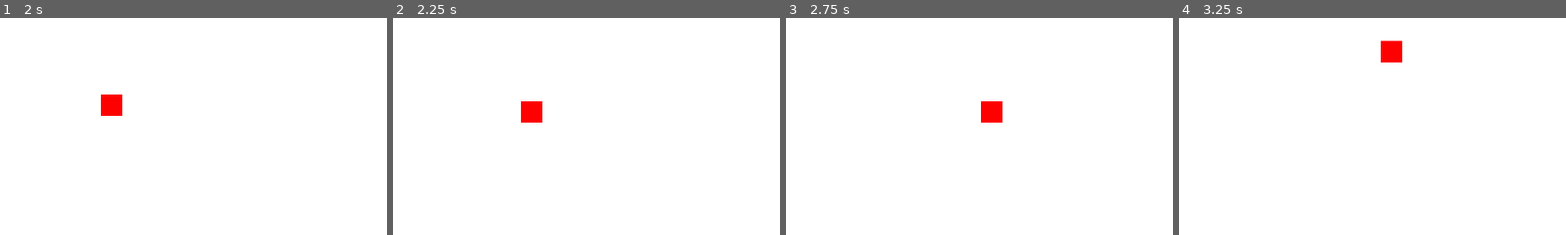
Above: before the commit, frames 1-4 (left to right).
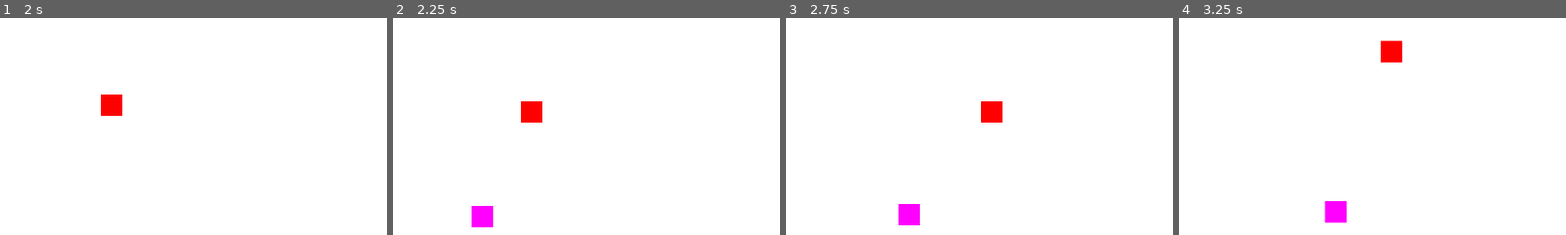
Above: after the commit, the same moments.

Repository: Jose-Prince/UVG-Tesis-Game
Game: Godot game, scene res://Scenes/Main/Main.tscn
Same seed, same stepped clock (60 frames per second), same inputs: the game is played once before the commit and once after it.
Inputs:
- Up to frame 1 (2 s): tap Enter at 0.5 s; hold D (move_right) 0.53-1.28 s; tap E (interact) at 0.6, 1.35 s; hold S (move_down) from 1.28 s (still down)
- Up to frame 2 (2.25 s): release S (move_down) at 2.03 s; hold D (move_right) from 2.03 s (still down); tap E (interact) at 2.1 s
- Up to frame 3 (2.75 s): keep holding D (move_right)
- Up to frame 4 (3.25 s): release D (move_right) at 2.78 s; hold W (move_up) from 2.78 s (still down); tap E (interact) at 2.85 s
The pictures show only the part of the screen within x 0-50%, y 4-54%; the shares and areas given below are measured in that part.

Frame 1 is identical in both runs. In frame 2, 0.6% of the frame differs, in the area x 20-27%, y 86-97%; in frame 3, 0.5%; in frame 4, 0.6%, in the area x 37-44%, y 84-95%.

Commit message:
feat: customer order

Diff:
--- a/Scenes/Café/Cafe.tscn
+++ b/Scenes/Café/Cafe.tscn
@@ -2,6 +2,13 @@
 
 [ext_resource type="PackedScene" uid="uid://isyurr8l7j6w" path="res://Scenes/Café/counter.tscn" id="2_owdk4"]
 [ext_resource type="PackedScene" uid="uid://rojc6lcpj3f4" path="res://Scenes/Café/table.tscn" id="3_ccdco"]
+[ext_resource type="Script" uid="uid://b3qs1qwh0eue5" path="res://Scripts/Core/customer_manager.gd" id="3_p026p"]
+[ext_resource type="PackedScene" uid="uid://cl58e8mye0sx" path="res://Scenes/Customers/Customer.tscn" id="4_p026p"]
+
+[sub_resource type="NavigationPolygon" id="NavigationPolygon_p026p"]
+vertices = PackedVector2Array(817, 329, 1139, 9.0234375, 1139, 460.0078, 807.625, 364, 807.625, 294, 11.96875, 461.97656, 11.0234375, 11.96875, 712, 268.375, 806, 292.375, 806, 290, 806, 365.625, 806, 374, 803.625, 290, 782, 268.375, 747, 259, 690.375, 290, 690, 290, 690, 374, 696.375, 374, 712, 389.625, 782, 389.625, 797.625, 374, 690, 290.375, 686.375, 294, 686.375, 364, 690, 367.625, 747, 399, 677, 329)
+polygons = Array[PackedInt32Array]([PackedInt32Array(0, 1, 2, 3), PackedInt32Array(1, 0, 4), PackedInt32Array(5, 6, 1, 7), PackedInt32Array(1, 4, 8, 9), PackedInt32Array(10, 3, 2, 11), PackedInt32Array(9, 12, 13, 1), PackedInt32Array(1, 13, 14), PackedInt32Array(7, 15, 16), PackedInt32Array(17, 18, 19, 5), PackedInt32Array(20, 21, 11, 2), PackedInt32Array(16, 22, 23, 5), PackedInt32Array(24, 25, 17, 5), PackedInt32Array(26, 20, 2), PackedInt32Array(26, 2, 5), PackedInt32Array(19, 26, 5), PackedInt32Array(27, 24, 5), PackedInt32Array(23, 27, 5), PackedInt32Array(7, 16, 5), PackedInt32Array(1, 14, 7)])
+outlines = Array[PackedVector2Array]([PackedVector2Array(1, 2, 1149, -1, 1149, 470, 2, 472)])
 
 [node name="Cafe" type="Node2D" unique_id=151584018]
 
@@ -13,5 +20,16 @@
 [node name="Counter" parent="." unique_id=268846846 instance=ExtResource("2_owdk4")]
 position = Vector2(576, 520)
 
-[node name="Table" parent="." unique_id=604935021 instance=ExtResource("3_ccdco")]
+[node name="CustomerSpawn" type="Marker2D" parent="." unique_id=2126997848]
+position = Vector2(94, 308)
+gizmo_extents = 30.5
+
+[node name="CustomerManager" type="Node2D" parent="." unique_id=1105839781]
+script = ExtResource("3_p026p")
+customer_scene = ExtResource("4_p026p")
+
+[node name="NavigationRegion2D" type="NavigationRegion2D" parent="." unique_id=2090054934]
+navigation_polygon = SubResource("NavigationPolygon_p026p")
+
+[node name="Table" parent="NavigationRegion2D" unique_id=604935021 instance=ExtResource("3_ccdco")]
 position = Vector2(700, 300)
--- a/Scenes/Café/table.tscn
+++ b/Scenes/Café/table.tscn
@@ -5,8 +5,9 @@
 [sub_resource type="RectangleShape2D" id="RectangleShape2D_cc37w"]
 size = Vector2(96, 64)
 
-[node name="Table" type="StaticBody2D" unique_id=604935021]
+[node name="Table" type="StaticBody2D" unique_id=604935021 node_paths=PackedStringArray("customer_spot")]
 script = ExtResource("1_34rps")
+customer_spot = NodePath("CustomerSpot")
 
 [node name="Visual" type="ColorRect" parent="." unique_id=1709966603]
 offset_right = 96.0
@@ -16,3 +17,13 @@
 [node name="CollisionShape2D" type="CollisionShape2D" parent="." unique_id=689953606]
 position = Vector2(48, 32)
 shape = SubResource("RectangleShape2D_cc37w")
+
+[node name="CustomerSpot" type="Marker2D" parent="." unique_id=2082914426]
+position = Vector2(118, 30)
+
+[node name="NavigationObstacle2D" type="NavigationObstacle2D" parent="." unique_id=917359447]
+position = Vector2(47, 29)
+radius = 55.0
+vertices = PackedVector2Array(-49, -29, 48, -29, 51, 35, -46, 35)
+affect_navigation_mesh = true
+carve_navigation_mesh = true
--- a/Scenes/Customers/Customer.tscn
+++ b/Scenes/Customers/Customer.tscn
@@ -1,23 +1,23 @@
 [gd_scene format=3 uid="uid://cl58e8mye0sx"]
 
-[ext_resource type="Script" uid="uid://cliyr3qcktev4" path="res://Scripts/Customers/Customer.gd" id="1_1g8wt"]
-[ext_resource type="Texture2D" uid="uid://bfmc1556fiiso" path="res://Assets/Characters_V3_Colour.png" id="1_nk1oc"]
+[ext_resource type="Script" uid="uid://bj8hyqvckcxde" path="res://Scripts/Customers/customer.gd" id="1_nk1oc"]
 
-[sub_resource type="AtlasTexture" id="AtlasTexture_ppqbu"]
-atlas = ExtResource("1_nk1oc")
-region = Rect2(0, 112, 16, 16)
-
-[sub_resource type="RectangleShape2D" id="RectangleShape2D_u33qs"]
+[sub_resource type="RectangleShape2D" id="RectangleShape2D_pxcvc"]
+size = Vector2(32, 32)
 
 [node name="Customer" type="CharacterBody2D" unique_id=980918883]
-script = ExtResource("1_1g8wt")
+script = ExtResource("1_nk1oc")
 
-[node name="Sprite2D" type="Sprite2D" parent="." unique_id=85043619]
-texture = SubResource("AtlasTexture_ppqbu")
+[node name="ColorRect" type="ColorRect" parent="." unique_id=203953673]
+offset_right = 32.0
+offset_bottom = 32.0
+color = Color(1, 0, 1, 1)
 
-[node name="CollisionShape2D" type="CollisionShape2D" parent="." unique_id=1739701561]
-shape = SubResource("RectangleShape2D_u33qs")
+[node name="CollisionShape2D" type="CollisionShape2D" parent="." unique_id=1967612941]
+position = Vector2(16, 16)
+shape = SubResource("RectangleShape2D_pxcvc")
 
-[node name="NavigationAgent2D" type="NavigationAgent2D" parent="." unique_id=1805759130]
+[node name="NavigationAgent2D" type="NavigationAgent2D" parent="." unique_id=2124059339]
 path_desired_distance = 5.0
-target_desired_distance = 8.0
+target_desired_distance = 5.0
+avoidance_enabled = true
--- /dev/null
+++ b/Scripts/Core/customer_manager.gd
@@ -0,0 +1,62 @@
+extends Node2D
+
+
+@export var customer_scene: PackedScene
+@export var spawn_interval: float = 5.0
+@export var max_customers: int = 5
+
+@onready var spawn_point: Marker2D = $"../CustomerSpawn"
+
+
+func _ready() -> void:
+	await get_tree().create_timer(2.0).timeout
+
+	spawn_customer()
+
+	while true:
+		await get_tree().create_timer(spawn_interval).timeout
+
+		if get_customer_count() < max_customers:
+			spawn_customer()
+
+
+func spawn_customer() -> void:
+	if customer_scene == null:
+		push_warning("Customer scene has not been assigned.")
+		return
+
+	var customer := customer_scene.instantiate() as Customer
+
+	if customer == null:
+		push_warning("Customer scene is not a Customer.")
+		return
+
+	get_parent().add_child(customer)
+
+	customer.global_position = spawn_point.global_position
+
+	print("Customer spawned!")
+
+	assign_table(customer)
+
+
+func assign_table(customer: Customer) -> void:
+	var tables := get_tree().get_nodes_in_group("interactable")
+
+	for node in tables:
+		if node is Table:
+			var table := node as Table
+
+			if not table.occupied:
+				table.occupied = true
+				customer.go_to_table(table)
+
+				print("Customer assigned to table: ", table.name)
+
+				return
+
+	print("No available table found.")
+
+
+func get_customer_count() -> int:
+	return get_tree().get_nodes_in_group("customer").size()
--- /dev/null
+++ b/Scripts/Customers/customer.gd
@@ -0,0 +1,138 @@
+class_name Customer
+extends CharacterBody2D
+
+
+enum CustomerState {
+	ENTERING,
+	GOING_TO_TABLE,
+	WAITING_FOR_ORDER,
+	EATING,
+	LEAVING,
+	EXITED
+}
+
+
+@export var speed: float = 100.0
+
+@onready var navigation_agent: NavigationAgent2D = $NavigationAgent2D
+
+var target_position: Vector2
+var target_table: Table = null
+
+var state: CustomerState = CustomerState.ENTERING
+
+var order: CustomerOrder = null
+
+var available_orders: Array[String] = [
+	"Coffee",
+	"Latte",
+	"Cappuccino",
+	"Cake"
+]
+
+
+func _ready() -> void:
+	add_to_group("customer")
+
+	target_position = global_position
+
+
+func _physics_process(_delta: float) -> void:
+	match state:
+		CustomerState.ENTERING:
+			handle_entering()
+
+		CustomerState.GOING_TO_TABLE:
+			handle_going_to_table()
+
+		CustomerState.WAITING_FOR_ORDER:
+			handle_waiting_for_order()
+
+		CustomerState.EATING:
+			handle_eating()
+
+		CustomerState.LEAVING:
+			handle_leaving()
+
+		CustomerState.EXITED:
+			handle_exited()
+
+
+func handle_entering() -> void:
+	velocity = Vector2.ZERO
+
+
+func handle_going_to_table() -> void:
+	if navigation_agent.is_navigation_finished():
+		velocity = Vector2.ZERO
+
+		change_state(CustomerState.WAITING_FOR_ORDER)
+
+		print("Customer reached table.")
+
+		return
+
+	var next_position := navigation_agent.get_next_path_position()
+
+	var direction := global_position.direction_to(next_position)
+
+	velocity = direction * speed
+
+	move_and_slide()
+
+func handle_waiting_for_order() -> void:
+	velocity = Vector2.ZERO
+
+	if order == null:
+		create_order()
+
+
+func handle_eating() -> void:
+	velocity = Vector2.ZERO
+
+
+func handle_leaving() -> void:
+	velocity = Vector2.ZERO
+
+
+func handle_exited() -> void:
+	velocity = Vector2.ZERO
+
+
+func change_state(new_state: CustomerState) -> void:
+	if state == new_state:
+		return
+
+	print(
+		"Customer ",
+		name,
+		": ",
+		CustomerState.keys()[state],
+		" -> ",
+		CustomerState.keys()[new_state]
+	)
+
+	state = new_state
+
+
+func move_to(position: Vector2) -> void:
+	target_position = position
+
+	await get_tree().physics_frame
+
+	navigation_agent.target_position = position
+
+
+func go_to_table(table: Table) -> void:
+	target_table = table
+
+	change_state(CustomerState.GOING_TO_TABLE)
+
+	move_to(table.get_customer_spot())
+
+func create_order() -> void:
+	var selected_item = available_orders.pick_random()
+
+	order = CustomerOrder.new(selected_item)
+
+	print("Customer ", name, " ordered: ", order.item_name)
--- /dev/null
+++ b/Scripts/Customers/customer_order.gd
@@ -0,0 +1,9 @@
+class_name CustomerOrder
+extends RefCounted
+
+
+var item_name: String
+
+
+func _init(item: String) -> void:
+	item_name = item
--- a/Scripts/Objects/Table.gd
+++ b/Scripts/Objects/Table.gd
@@ -1,4 +1,10 @@
+class_name Table
 extends Interactable
+
+
+@export var customer_spot: Marker2D
+
+var occupied: bool = false
 
 
 func _ready() -> void:
@@ -9,3 +15,7 @@
 
 func interact() -> void:
 	print("Player interacted with the table!")
+
+
+func get_customer_spot() -> Vector2:
+	return customer_spot.global_position
Not shown, added: Scripts/Core/customer_manager.gd.uid
Not shown, added: Scripts/Customers/customer.gd.uid
Not shown, added: Scripts/Customers/customer_order.gd.uid
